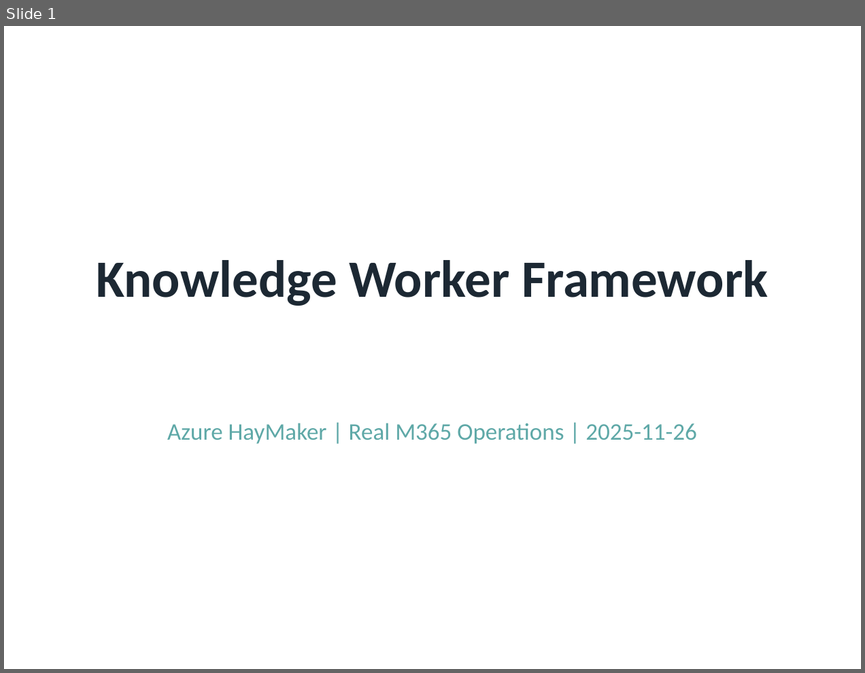
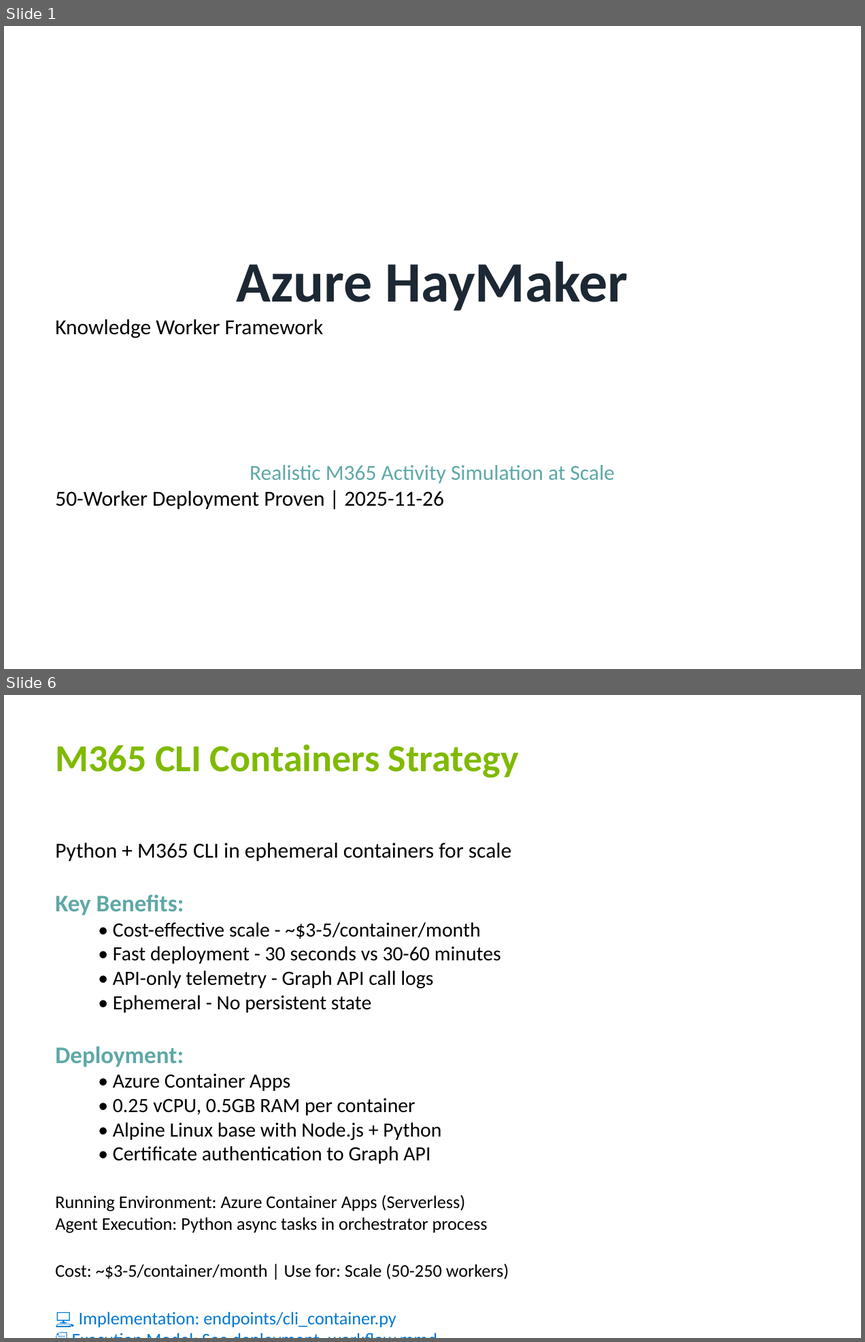
Before and after one commit to rysweet/AzureHayMaker, a slide deck: KnowledgeWorker-E2E-Evidence.pptx. Shown one above the other, each under a label of ours: slide 1 before the commit, slides 1 and 6 after it; the slides between them are not shown. The pictures are 865x673 and 865x1342 pixels, drawn with LibreOffice and Linux fonts; fonts in the diff are those of the drawing. Boxes give left, top, right and bottom in pixels: in the first picture for what was removed or moved away, otherwise in the second. Text is boxed around its words. In the diff, an @@ line names an element or a change of style, - is before the commit and + after.

```diff
--- a/KnowledgeWorker-E2E-Evidence.pptx
+++ b/KnowledgeWorker-E2E-Evidence.pptx
@@ slide 6 added at (x1=4, y1=695, x2=861, y2=1338), background #FFFFFF @@
@@ text added at (x1=55, y1=744, x2=519, y2=778), 32 pt, text #7FBA00, bold @@
+M365 CLI Containers Strategy
@@ text added at (x1=55, y1=843, x2=511, y2=1327), 17 pt, text #000000 @@
+Python + M365 CLI in ephemeral containers for scale
+Key Benefits:
+  • Cost-effective scale - ~$3-5/container/month
+  • Fast deployment - 30 seconds vs 30-60 minutes
+  • API-only telemetry - Graph API call logs
+  • Ephemeral - No persistent state
+Deployment:
+  • Azure Container Apps
+  • 0.25 vCPU, 0.5GB RAM per container
+  • Alpine Linux base with Node.js + Python
+  • Certificate authentication to Graph API
+Running Environment: Azure Container Apps (Serverless)
+Agent Execution: Python async tasks in orchestrator process
+Cost: ~$3-5/container/month | Use for: Scale (50-250 workers)
+💻 Implementation: endpoints/cli_container.py
+📄 Execution Model: See deployment_workflow.mmd
@@ slide 1 changed as well @@
@@ text at (x1=236, y1=261, x2=628, y2=311): paragraph added @@
+Azure HayMaker
@@ text at (x1=55, y1=319, x2=324, y2=338): size 44 to 18 pt, text colour #1C2833 to #000000, bold off in "Knowledge Worker Framework"; alignment centre to left @@
@@ text at (x1=55, y1=465, x2=614, y2=509): text changed; size 20 to 18 pt @@
-Azure HayMaker | Real M365 Operations | 2025-11-26
+Realistic M365 Activity Simulation at Scale
+50-Worker Deployment Proven | 2025-11-26
```
Also in this commit, not shown: 5 other slides changed, 8 other slides added, 10 slides removed, 7 other files.
